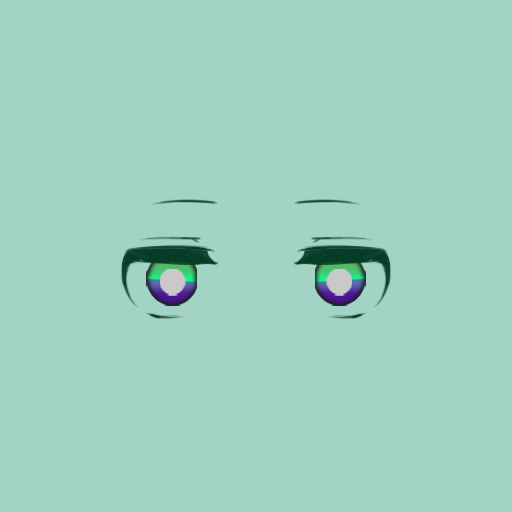
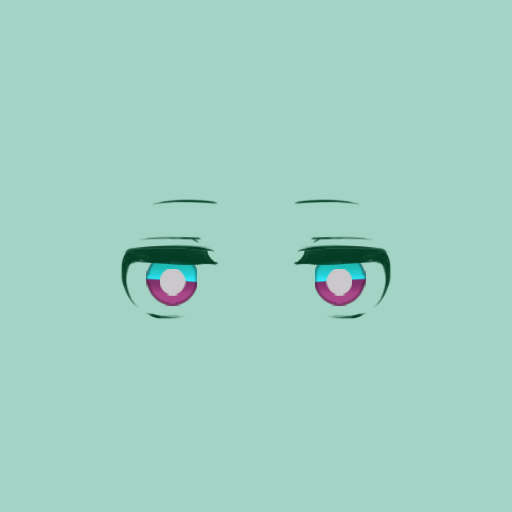
Revision of a layered 512 x 512 image; what changed, layer by layer:
"组 1" (1st of 2, in "Normal" › "R"): blend pass through → normal over [146, 261, 197, 306]
"图层 56": opacity 100% → 28% over [146, 261, 197, 306]
painted on "图层 54" over [146, 264, 197, 283]
painted on "图层 53" over [146, 261, 197, 283]
painted on "图层 52" over [146, 261, 197, 296]
painted on "图层 51" over [146, 261, 197, 306]
"组 1" (2nd of 2, in "Normal" › "R"): blend pass through → normal over [315, 261, 366, 306]
"图层 48": opacity 100% → 28% over [315, 261, 366, 306]
painted on "图层 8" over [315, 264, 366, 283]
painted on "图层 7" over [315, 261, 366, 283]
painted on "图层 9" over [315, 261, 366, 296]
painted on "图层 3" over [315, 261, 366, 306]
